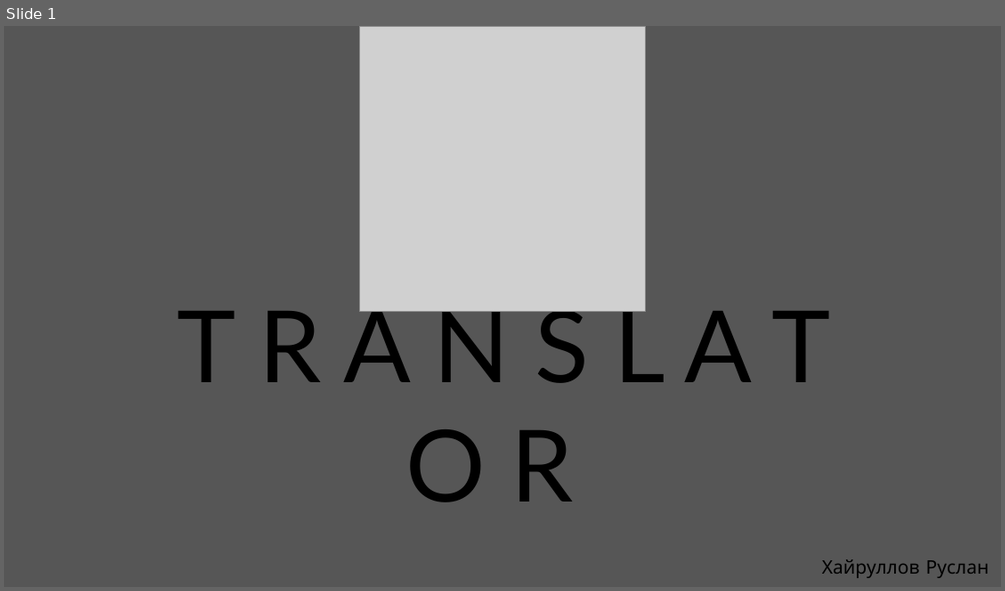
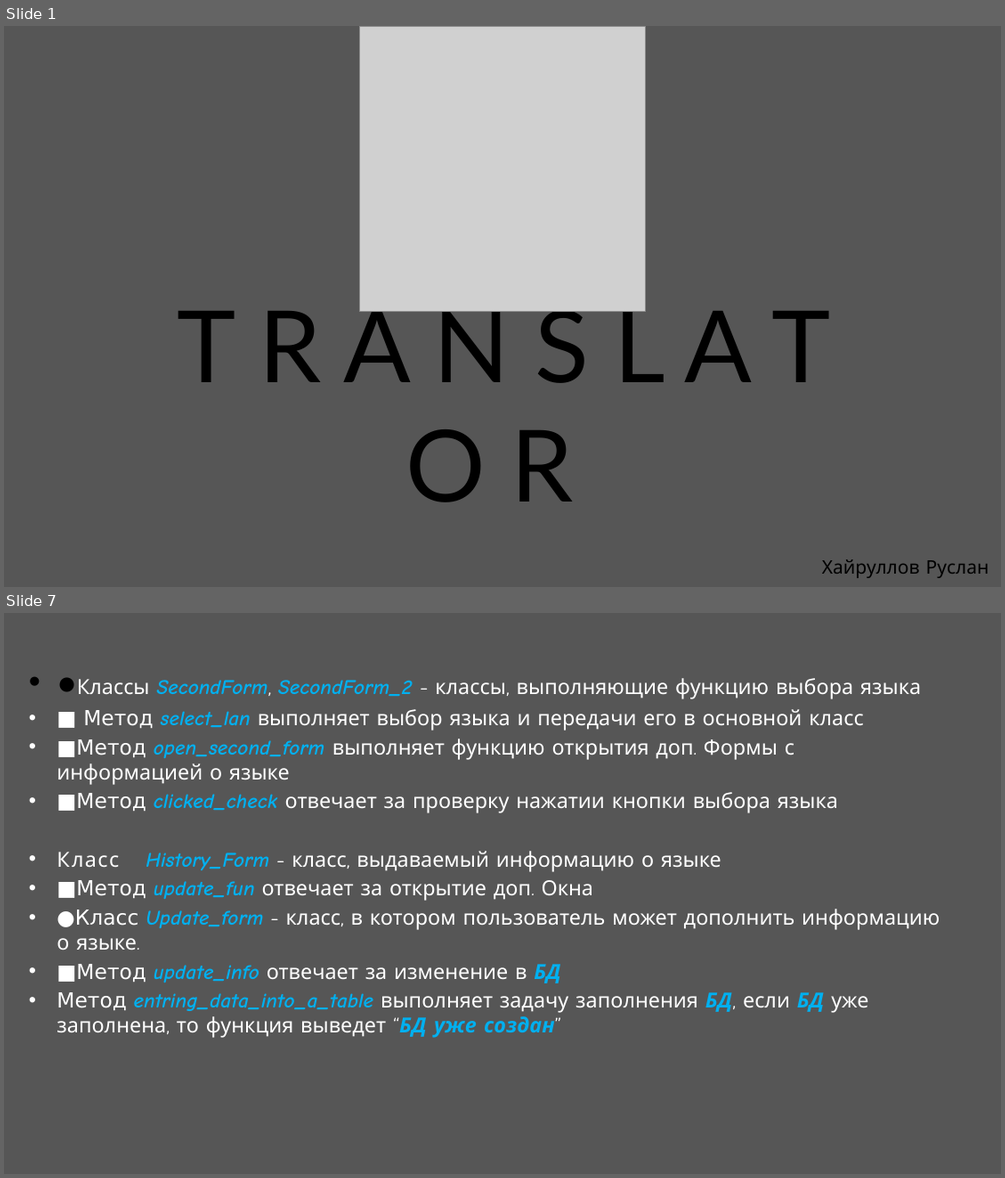
Before and after one commit to khairullovruslan/TranslatorProject, a slide deck: Защита/Translator.pptx. Shown one above the other, each under a label of ours: slide 1 before the commit, slides 1 and 7 after it; the slides between them are not shown. The pictures are 1005x591 and 1005x1178 pixels, drawn with LibreOffice and Linux fonts; fonts in the diff are those of the drawing; grey boxes stand for pictures. Boxes give left, top, right and bottom in pixels: in the first picture for what was removed or moved away, otherwise in the second. Text is boxed around its words. In the diff, an @@ line names an element or a change of style, - is before the commit and + after.

```diff
--- a/Защита/Translator.pptx
+++ b/Защита/Translator.pptx
@@ slide 7 added at (x1=4, y1=613, x2=1001, y2=1174), background #565656 @@
@@ text added at (x1=57, y1=678, x2=939, y2=1038), 20 pt, text #FFFFFF @@
+• ●Классы SecondForm, SecondForm_2 - классы, выполняющие функцию выбора языка
+• ■ Метод select_lan выполняет выбор языка и передачи его в основной класс
+• ■Метод open_second_form выполняет функцию открытия доп. Формы с информацией о языке
+• ■Метод clicked_check отвечает за проверку нажатии кнопки выбора языка
+• ●Класс History_Form - класс, выдаваемый информацию о языке
+• ■Метод update_fun отвечает за открытие доп. Окна
+• ●Класс Update_form - класс, в котором пользователь может дополнить информацию о языке.
+• ■Метод update_info отвечает за изменение в БД
+• Метод entring_data_into_a_table выполняет задачу заполнения БД, если БД уже заполнена, то функция выведет “БД уже создан”
```
Also in this commit, not shown: 4 slides changed, 1 other slide added, 16 other files.
